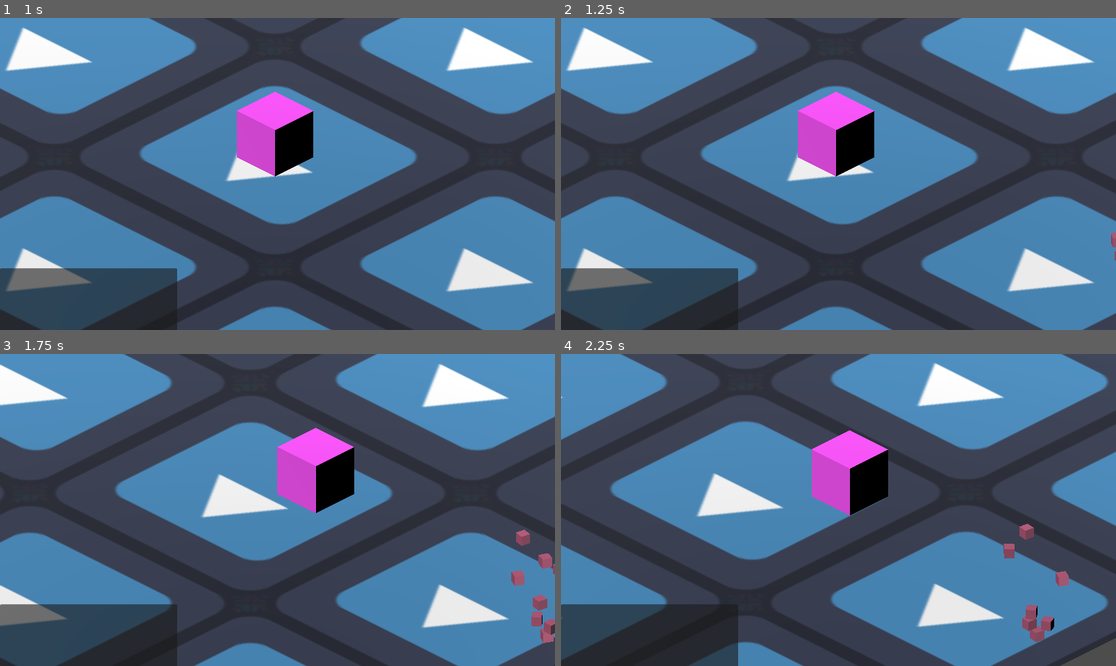
Above: before the commit, frames 1-4 (two rows, left to right).
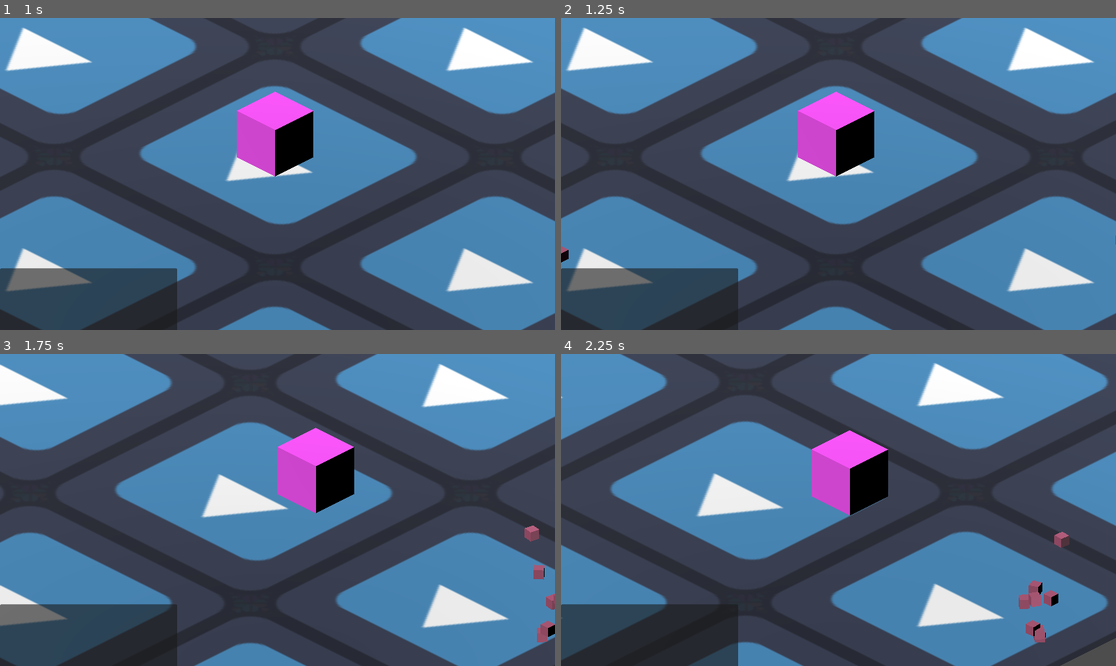
Above: after the commit, the same moments.

Repository: mkualquiera/infinite-something-gd
Game: Godot game, scene res://title.tscn
Two runs of this game, one before a commit and one after it. Both use one fixed random seed, a clock stepped at 60 frames per second and the inputs below. The engine's default icon, where the game draws it, is replaced by a stand-in: a white triangle on a blue panel in a dark square.
Inputs (mouse positions are in pixels of both pictures, inside the frame that each line leads up to):
- Up to frame 1 (1 s): click "play" at 0.5 s
- Up to frame 2 (1.25 s): no input
- Up to frame 3 (1.75 s): move the mouse to (399, 494) at 1.27 s; click (399, 494) at 1.42 s
- Up to frame 4 (2.25 s): move the mouse to (727, 525) at 2.02 s; click (727, 525) at 2.17 s

Frame 1 is identical in both runs. In frame 2, 0.1% of the frame differs, in the area x 0-100%, y 68-79%; in frame 3, 0.8%; in frame 4, 1.1%, in the area x 79-92%, y 54-93%.
Error before the commit: Trying to assign value of type 'Nil' to a variable of type 'Dictionary'. (res://Scripts/RoomController.gd:114)
Error after the commit: Trying to assign value of type 'Nil' to a variable of type 'Dictionary'. (res://Scripts/RoomController.gd:115)

Commit message:
[ loading ] Loading screen music, etc

Diff:
--- a/Scenes/room.tscn
+++ b/Scenes/room.tscn
@@ -34,15 +34,15 @@
 door_pz = NodePath("DoorPZ")
 door_nz = NodePath("DoorNZ")
 
-[node name="RoomController" type="NavigationRegion3D" parent="." node_paths=PackedStringArray("floor", "l_wall", "music_gen")]
+[node name="RoomController" type="NavigationRegion3D" parent="." node_paths=PackedStringArray("floor", "l_wall", "music_gen", "audio")]
 transform = Transform3D(1, 3.13716e-22, 7.10543e-15, -2.75726e-22, 1, 1.42109e-14, -7.10543e-15, 1.51583e-28, 1, 0, -0.276, 0)
 navigation_mesh = SubResource("NavigationMesh_qtd14")
 script = ExtResource("3_htjng")
-room_theme = "A videogame with the theme: Candyland"
 load_on_ready = true
 floor = NodePath("../Floor")
 l_wall = NodePath("../LeftWall")
 music_gen = NodePath("../AudioStreamPlayer/MusicGenerator")
+audio = NodePath("../AudioStreamPlayer")
 
 [node name="Floor" type="MeshInstance3D" parent="."]
 transform = Transform3D(-9, 1.35896e-06, 1.97083e-14, 2.17935e-20, -3.93402e-07, 2.986, 1.35896e-06, 9, 1.30522e-07, -0.005, 0.011, 0)
--- a/Scenes/room_object.tscn
+++ b/Scenes/room_object.tscn
@@ -11,14 +11,11 @@
 [sub_resource type="BoxShape3D" id="BoxShape3D_va8yk"]
 
 [node name="MeshInstance3D" type="MeshInstance3D"]
-transform = Transform3D(0.36, 0, 0, 0, -1.57361e-08, 0.36, 0, -0.36, -1.57361e-08, 0, 0.182675, 0)
+transform = Transform3D(0.36, 0, 0, 0, -1.57361e-08, 0.36, 0, -0.36, -1.57361e-08, 0, 0.28, 0)
 mesh = SubResource("BoxMesh_gljbj")
 
 [node name="ObjectController" type="Node3D" parent="."]
 script = ExtResource("1_dmgdo")
-obj_name = null
-metadata = null
-interactions = null
 
 [node name="MeshGenerator" type="Node" parent="."]
 script = ExtResource("2_5yx38")
@@ -26,5 +23,5 @@
 [node name="Area3D" type="StaticBody3D" parent="."]
 
 [node name="CollisionShape3D" type="CollisionShape3D" parent="Area3D"]
-transform = Transform3D(1, 0, 0, 0, 1, -7.10543e-15, 0, 7.10543e-15, 1, 0, -2.27788e-08, 0.521117)
+transform = Transform3D(1, 0, 0, 0, 1, -7.10543e-15, 0, 7.10543e-15, 1, 0, 0, 0.5)
 shape = SubResource("BoxShape3D_va8yk")
--- a/Scripts/DoorController.gd
+++ b/Scripts/DoorController.gd
@@ -5,6 +5,7 @@
 @export var offset: Vector2i
 @export var grid_size: float = 20
 @export var enabled = false
+@onready var particle_gen = $GPUParticles3D
 
 signal on_door_crossed(offset)
 
@@ -12,9 +13,11 @@
 func _ready():
 	connect("area_entered", _area_entered)
 	connect("area_exited", _area_exited)
+	particle_gen.emitting = false
 
 func set_enabled(_enabled):
 	enabled = _enabled
+	particle_gen.emitting = enabled
 
 # Called every frame. 'delta' is the elapsed time since the previous frame.
 func _process(delta):
--- a/Scripts/MusicGenerator.gd
+++ b/Scripts/MusicGenerator.gd
@@ -40,6 +40,8 @@
 		audio_stream.data = decoded_audio_data
 		audio_stream.mix_rate = 32000
 		audio_stream.format = AudioStreamWAV.FORMAT_8_BITS
+		audio_stream.loop_mode = AudioStreamWAV.LOOP_FORWARD
+		audio_stream.loop_end = len(decoded_audio_data)
 
 		#var audio_sample = AudioStreamPlayer.new()
 		#add_child(audio_sample)
--- a/Scripts/ObjectController.gd
+++ b/Scripts/ObjectController.gd
@@ -89,5 +89,6 @@
 	print_debug("Doing interaction")
 	room_controller.do_interaction(self, interactions[index], arguments)
 
+
 func destroy():
 	get_parent().queue_free()
--- a/Scripts/RoomController.gd
+++ b/Scripts/RoomController.gd
@@ -1,7 +1,7 @@
-extends Node
+extends Node3D
 class_name RoomController
 
-@export var room_theme = "A videogame with the theme: Underwater"
+@export var room_theme = "A videogame with the theme: Jungle"
 @export var load_on_ready = false
 @export var floor: MeshInstance3D
 @export var l_wall: MeshInstance3D
@@ -11,6 +11,7 @@
 @export var room_position: Vector2i
 var controllers: Array[ObjectController]
 var world: Dictionary
+@export var audio: AudioStreamPlayer
 
 var loading_counter: int = 0
 
@@ -220,7 +221,6 @@
 	var z = randf_range(-area_z + obj_padding, area_z - obj_padding)
 	room_obj.position.x = x
 	room_obj.position.z = z
-	room_obj.position.y = floor.position.y
 
 	if add:
 		world["objects"].append(object)
@@ -233,6 +233,7 @@
 	room_manager.enqueue_room(room_position + Vector2i(0,1))
 	room_manager.enqueue_room(room_position + Vector2i(-1,0))
 	room_manager.enqueue_room(room_position + Vector2i(0,-1))
+	audio.play(0)
 
 func _on_player_leave():
-	pass
+	audio.stop()
--- a/Scripts/RoomManager.gd
+++ b/Scripts/RoomManager.gd
@@ -8,6 +8,8 @@
 @export var grid_size: int = 20
 var room_queue: Array[Vector2i]
 var is_loading: bool = true
+var loaded_first_level = false
+@export var loading_screen: Control
 
 signal loading_finished(pos: Vector2i)
 
@@ -36,12 +38,17 @@
 # Called when the node enters the scene tree for the first time.
 func _ready():
 	var core_room = instantiate_room(Vector2i(0,0))
-	core_room.get_child(0)._on_player_enter()
+
 
 func enqueue_room(pos: Vector2i):
 	room_queue.append(pos)
 
 func _loading_finished(pos: Vector2i):
+	if !loaded_first_level:
+		loaded_first_level = true
+		loading_screen.hide()
+		rooms[pos].get_child(0)._on_player_enter()
+
 	print_debug("Room finished loading ", pos)
 	emit_signal("loading_finished", pos)
 	loaded_rooms[pos] = true
--- a/test.tscn
+++ b/test.tscn
@@ -18,9 +18,13 @@
 
 [sub_resource type="BoxShape3D" id="BoxShape3D_y6i7o"]
 
-[node name="Node3D" type="Node3D" node_paths=PackedStringArray("player")]
+[sub_resource type="StyleBoxFlat" id="StyleBoxFlat_blcy3"]
+bg_color = Color(0, 0, 0, 1)
+
+[node name="Node3D" type="Node3D" node_paths=PackedStringArray("player", "loading_screen")]
 script = ExtResource("1_ji7bp")
 player = NodePath("Player")
+loading_screen = NodePath("Panel2")
 
 [node name="Camera3D" type="Camera3D" parent="." node_paths=PackedStringArray("player")]
 transform = Transform3D(0.707107, -0.353553, 0.612373, 0, 0.866026, 0.5, -0.707107, -0.353553, 0.612373, 2.4812, 1.8361, 2.44897)
@@ -106,5 +110,25 @@
 grow_horizontal = 2
 text = "Submit"
 
+[node name="Panel2" type="Panel" parent="."]
+anchors_preset = -1
+anchor_right = 1.0
+anchor_bottom = 1.0
+offset_bottom = 1.0
+theme_override_styles/panel = SubResource("StyleBoxFlat_blcy3")
+
+[node name="Label" type="Label" parent="Panel2"]
+layout_mode = 1
+anchors_preset = 15
+anchor_right = 1.0
+anchor_bottom = 1.0
+offset_bottom = -1.0
+grow_horizontal = 2
+grow_vertical = 2
+text = "Generating first room.
+Please be patient, this might take a while..."
+horizontal_alignment = 1
+vertical_alignment = 1
+
 [connection signal="on_questions_answered" from="Panel" to="Camera3D/ObjectSelector" method="on_questions_answered"]
 [connection signal="button_up" from="Panel/Button" to="Panel" method="update_questions"]
Not shown: 1 places in test.tscn that only renumber resources
